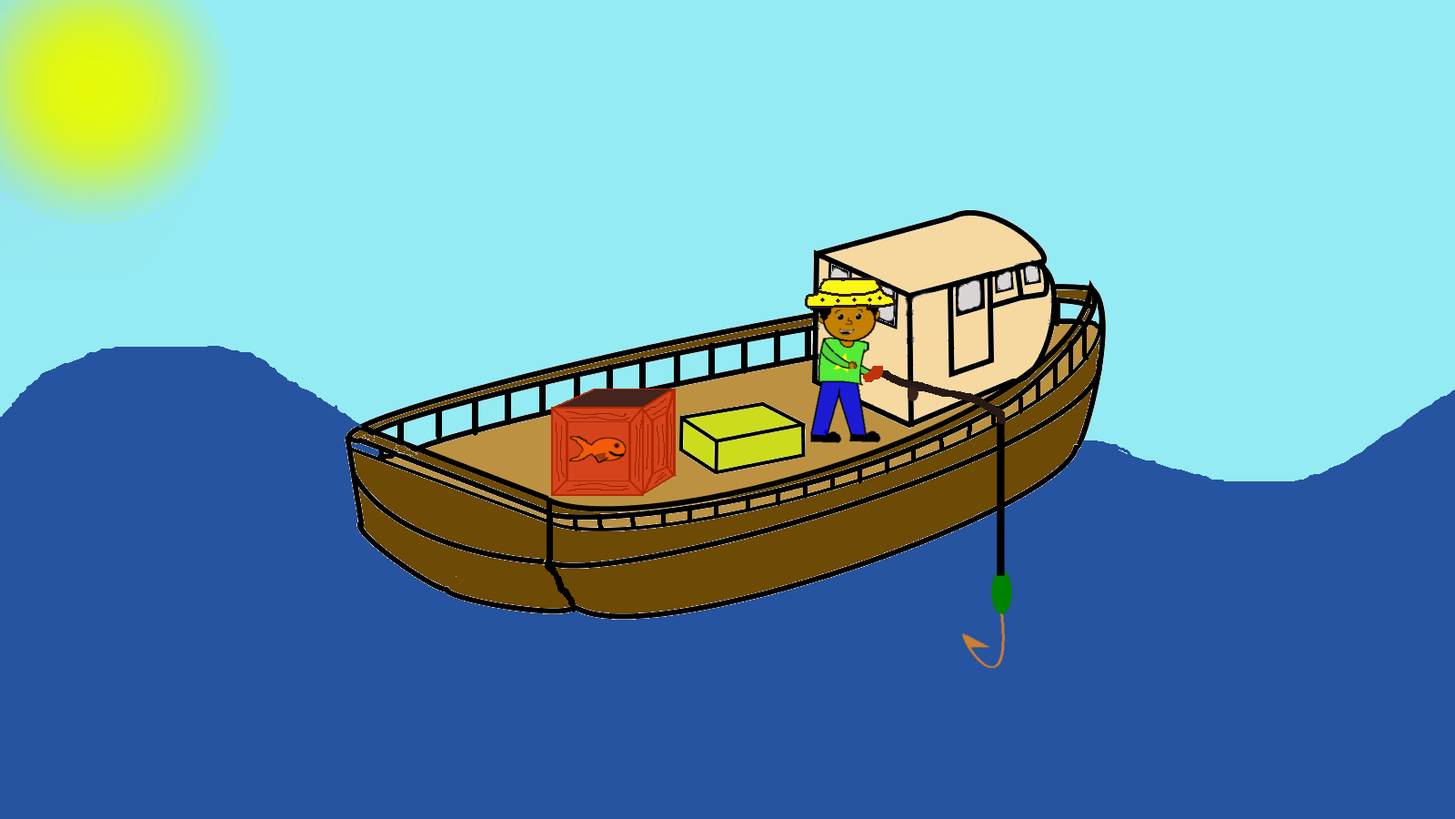
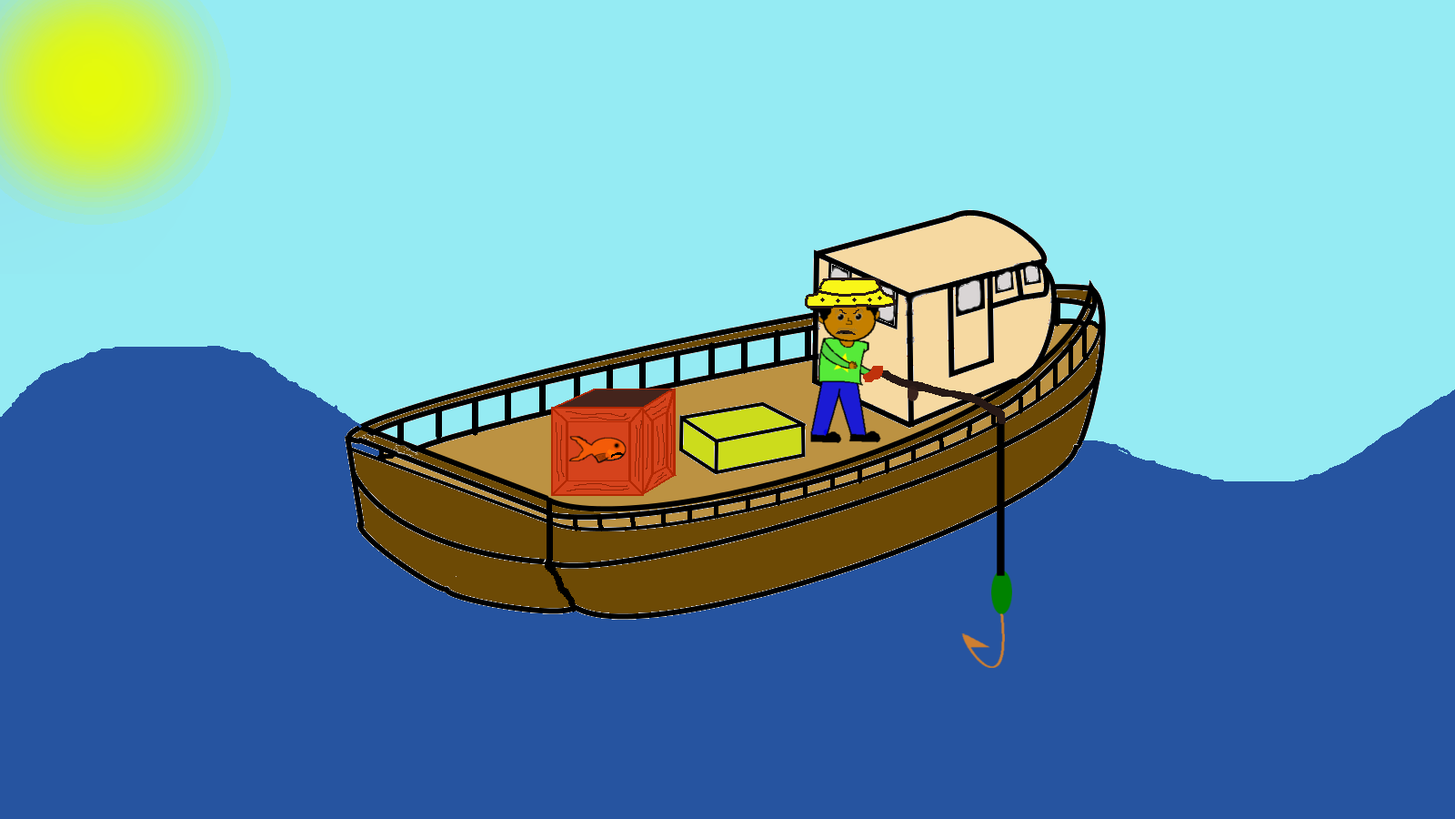
Before/after of a 1455x819 layered artwork. What changed in the layer stack:
painted on "Background" over [left=605, top=308, right=864, bottom=461]
